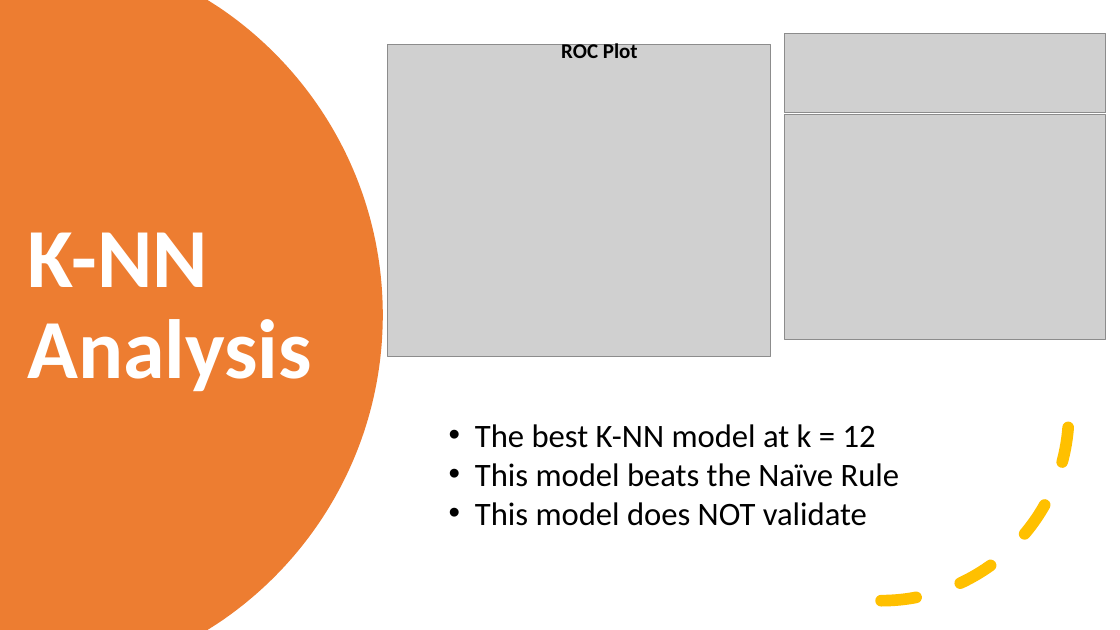
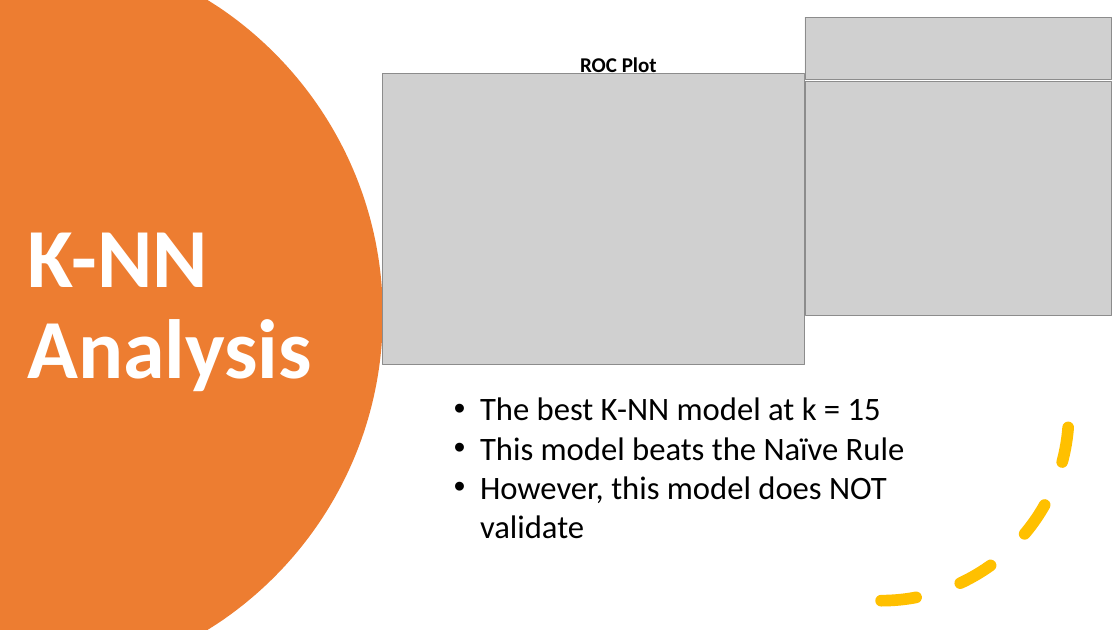
Before and after one commit to tayrotayro/Machine-Learning-Project-ISDS-7070, a slide deck: slide 20 of ckd_presentation.pptx. Drawn at 1120x630 pixels with LibreOffice and Linux fonts; fonts in the diff are those of the drawing; grey boxes stand for pictures. Boxes give left, top, right and bottom in pixels: in the first picture for what was removed or moved away, otherwise in the second. Text is boxed around its words. In the diff, an @@ line names an element or a change of style, - is before the commit and + after.

```diff
--- a/ckd_presentation.pptx
+++ b/ckd_presentation.pptx
@@ picture added at (805,17,1112,79) @@
@@ text "ROC Plot": place and size @@
-text "ROC Plot" at (561,40,638,58)
+text "ROC Plot" at (580,55,657,74)
@@ picture removed at (785,34,1106,113) @@
@@ picture: place and size @@
-picture at (388,44,771,356)
+picture at (382,73,805,365)
@@ picture: place and size @@
-picture at (785,114,1106,339)
+picture at (805,82,1112,315)
@@ text "The best K-NN model at ...": place and size @@
-text "The best K-NN model at ..." at (475,424,900,526)
+text "The best K-NN model at ..." at (480,397,905,539)
@@ text at (480,397,881,421): text changed @@
-• The best K-NN model at k = 12
+• The best K-NN model at k = 15
@@ text at (480,476,887,539): text changed @@
-• This model does NOT validate
+• However, this model does NOT validate
```
Also in this commit, not shown: 13 other slides changed, 2 slides removed, 1 other file.
